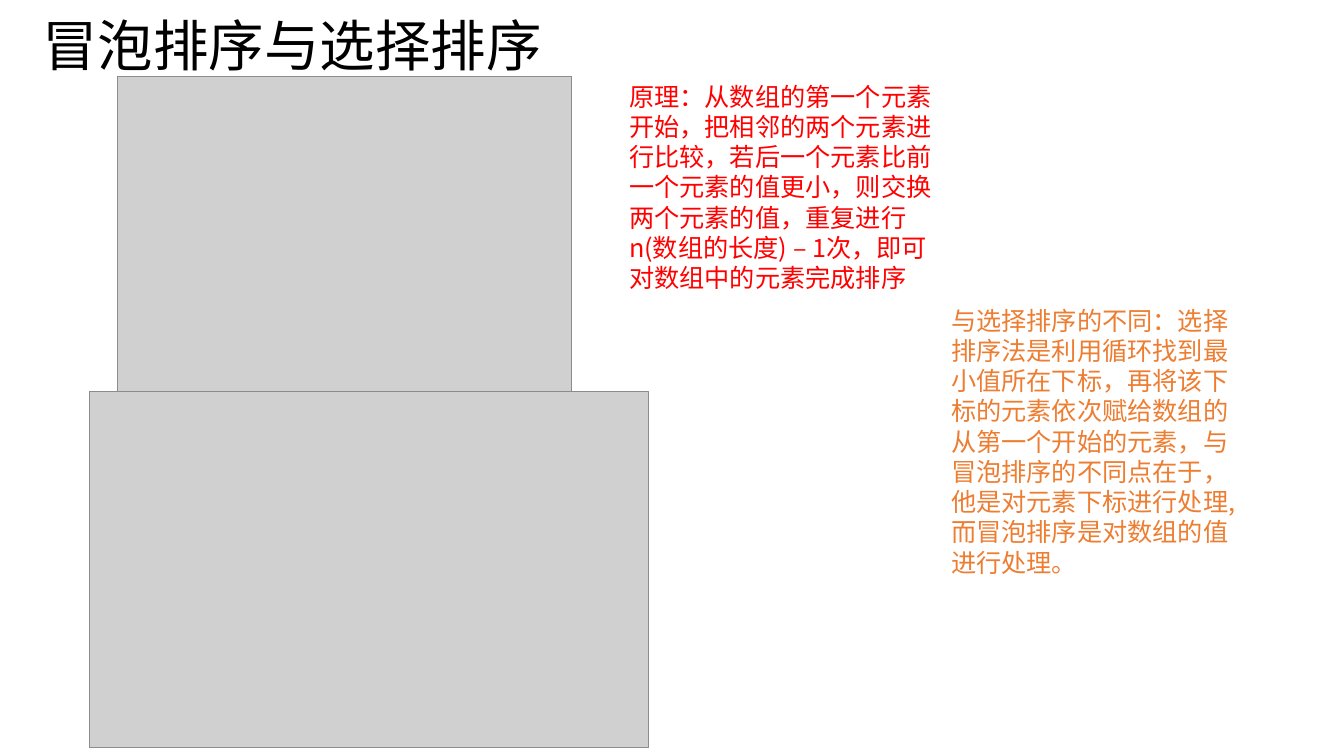
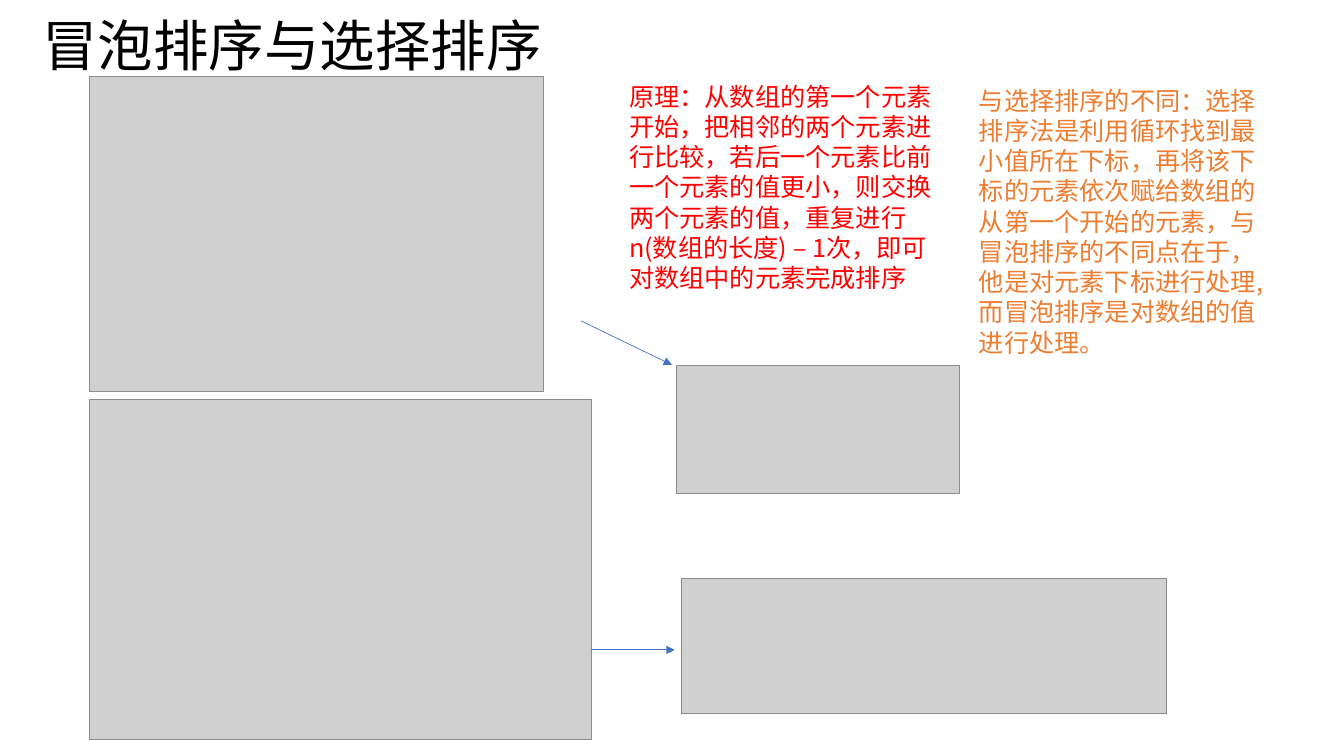
Before and after one commit to SSPUlearningteam1/ClanguagelearningPPT, a slide deck: slide 3 of 20181026-20181102-张雁君.pptx. Drawn at 1344x756 pixels with LibreOffice and Linux fonts; fonts in the diff are those of the drawing; grey boxes stand for pictures. Boxes give left, top, right and bottom in pixels: in the first picture for what was removed or moved away, otherwise in the second. Text is boxed around its words. In the diff, an @@ line names an element or a change of style, - is before the commit and + after.

```diff
--- a/20181026-20181102-张雁君.pptx
+++ b/20181026-20181102-张雁君.pptx
@@ picture: place and size @@
-picture at (118, 77, 572, 392)
+picture at (89, 77, 542, 392)
@@ text "与选择排序的不同：选择排序法是利用循环找到最小值所在下标，再将该下标的元素依次赋给数组的从第一个开始的元素，与冒泡排序的 ...": place and size @@
-text "与选择排序的不同：选择排序法是利用循环找到最小值所在下标，再将该下标的元素依次赋给数组的从第一个开始的元素，与冒泡排序的 ..." at (951, 309, 1235, 574)
+text "与选择排序的不同：选择排序法是利用循环找到最小值所在下标，再将该下标的元素依次赋给数组的从第一个开始的元素，与冒泡排序的 ..." at (979, 89, 1263, 354)
@@ arrow added from (582, 321) to (673, 365), #4472C4 0.5 pt @@
@@ picture added at (677, 366, 959, 494) @@
@@ picture: place and size @@
-picture at (89, 392, 648, 748)
+picture at (89, 400, 591, 740)
@@ picture added at (682, 579, 1168, 714) @@
@@ arrow added from (592, 650) to (675, 650), #4472C4 0.5 pt @@
```
